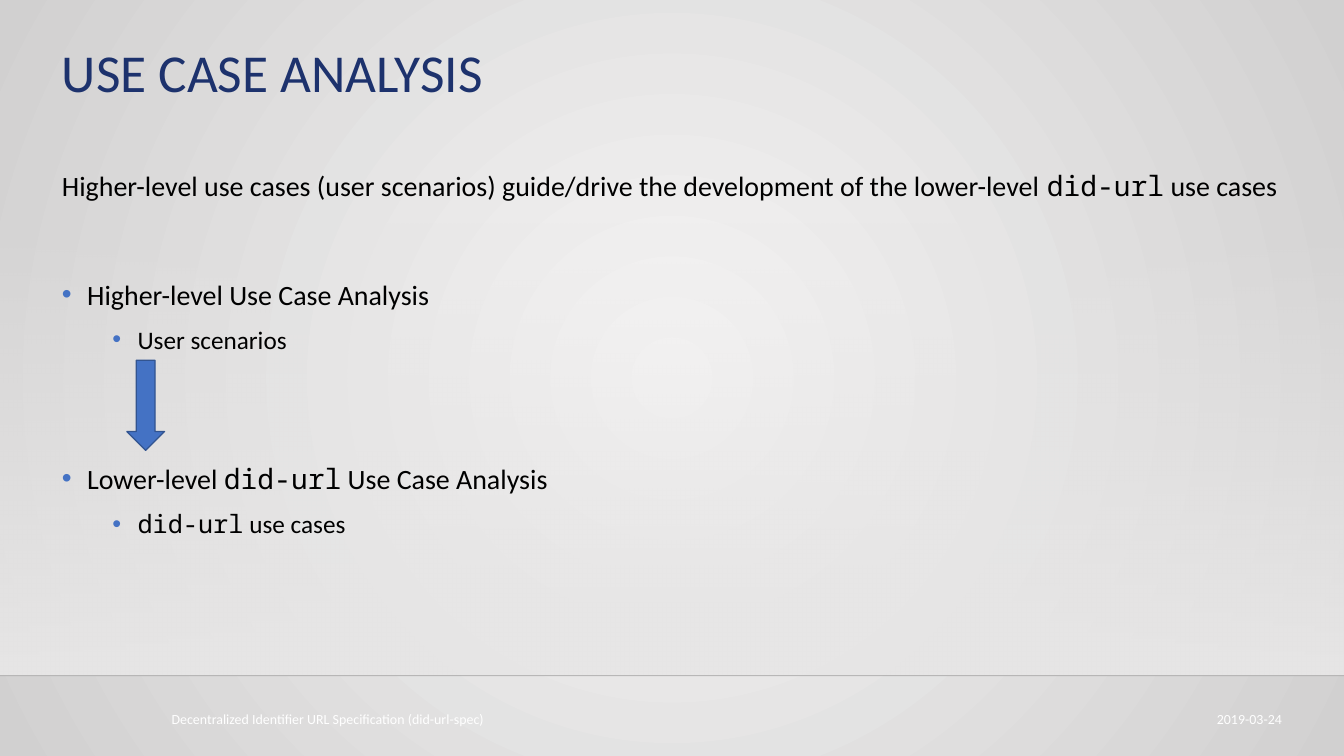
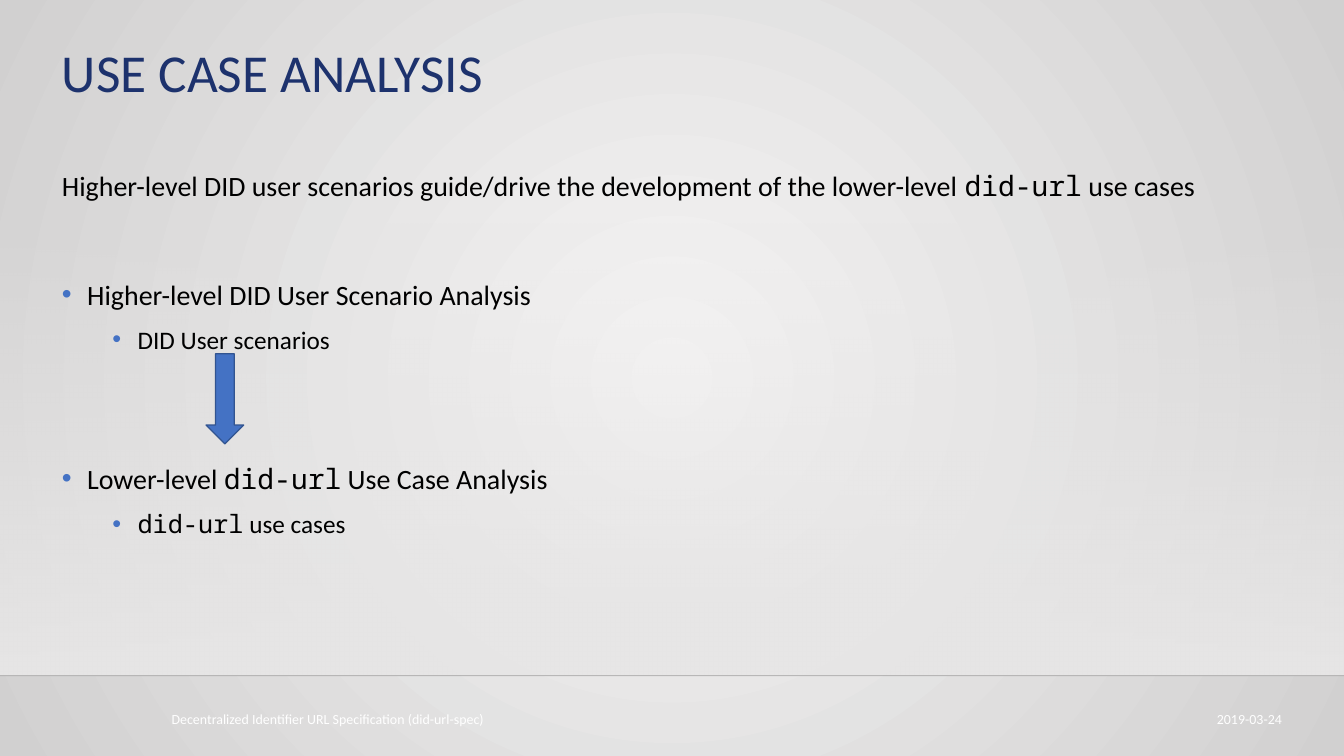
Before and after one commit to mwherman2000/did-uri-spec, a slide deck: slide 35 of src/HBB-did-url-spec v0.6.pptx (slide 36 before the commit). Drawn at 1344x756 pixels with LibreOffice and Linux fonts; fonts in the diff are those of the drawing; background and template pictures are left out. Boxes give left, top, right and bottom in pixels: in the first picture for what was removed or moved away, otherwise in the second. Text is boxed around its words. In the diff, an @@ line names an element or a change of style, - is before the commit and + after.

```diff
--- a/src/HBB-did-url-spec v0.6.pptx
+++ b/src/HBB-did-url-spec v0.6.pptx
@@ text at box(62, 174, 1195, 355): text changed @@
-Higher-level use cases (user scenarios) guide/drive the development of the lower-level did-url use cases
-• Higher-level Use Case Analysis
-  • User scenarios
+Higher-level DID user scenarios guide/drive the development of the lower-level did-url use cases
+• Higher-level DID User Scenario Analysis
+  • DID User scenarios
@@ down arrow: place and size @@
-down arrow at box(127, 361, 164, 451)
+down arrow at box(206, 354, 244, 444)
```
Also in this commit, not shown: 5 other slides changed, 3 slides added, 4 other files.
